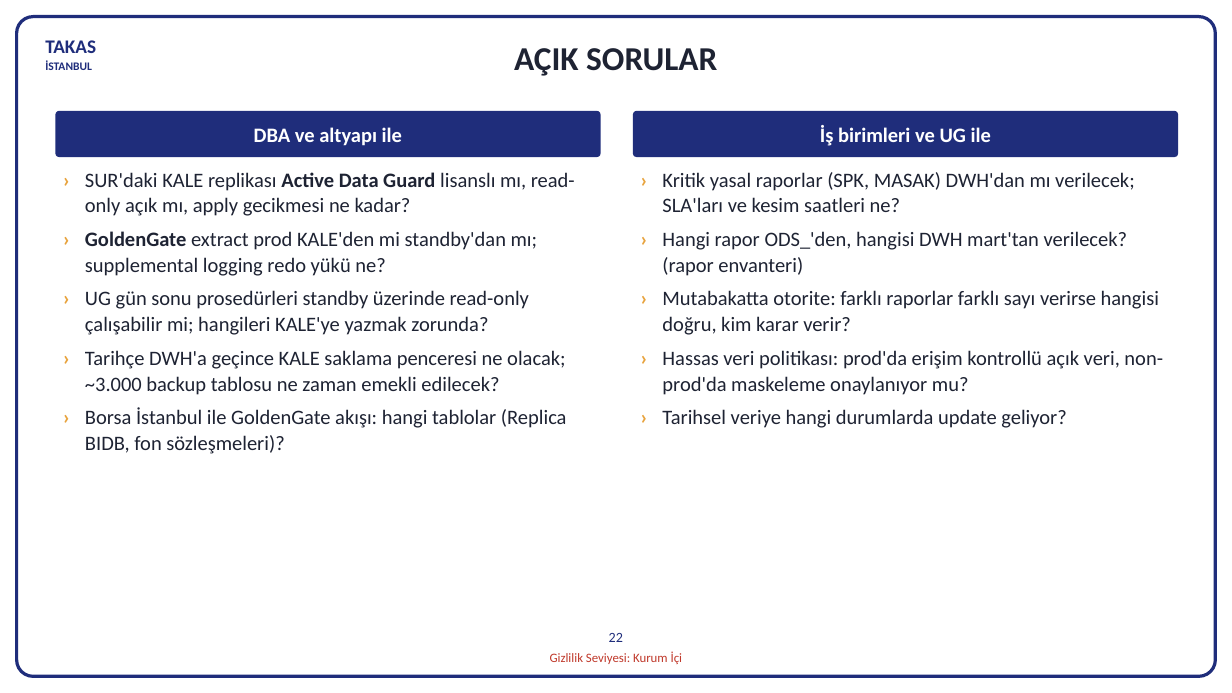
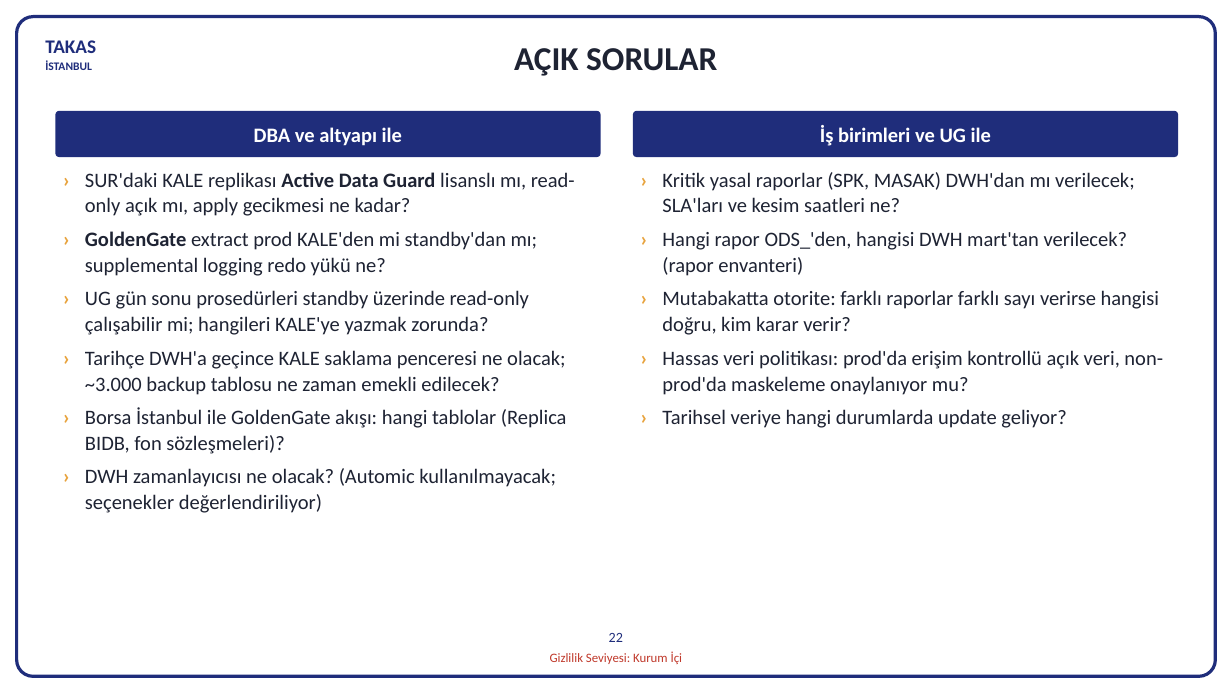
Before and after one commit to hanifidemirel0/Cursor-Projects, a slide deck: slide 22 of outputs/dwh-sunum-kasim-2026/5 - DWHSunum_Kasim2026.pptx. Drawn at 1232x693 pixels with LibreOffice and Linux fonts; fonts in the diff are those of the drawing. Boxes give left, top, right and bottom in pixels: in the first picture for what was removed or moved away, otherwise in the second. Text is boxed around its words. In the diff, an @@ line names an element or a change of style, - is before the commit and + after.

```diff
--- a/outputs/dwh-sunum-kasim-2026/5 - DWHSunum_Kasim2026.pptx
+++ b/outputs/dwh-sunum-kasim-2026/5 - DWHSunum_Kasim2026.pptx
@@ text at bbox=[85, 468, 556, 513]: paragraph added @@
+› DWH zamanlayıcısı ne olacak? (Automic kullanılmayacak; seçenekler değerlendiriliyor)
```
Also in this commit, not shown: 3 other slides changed, 10 other files.
